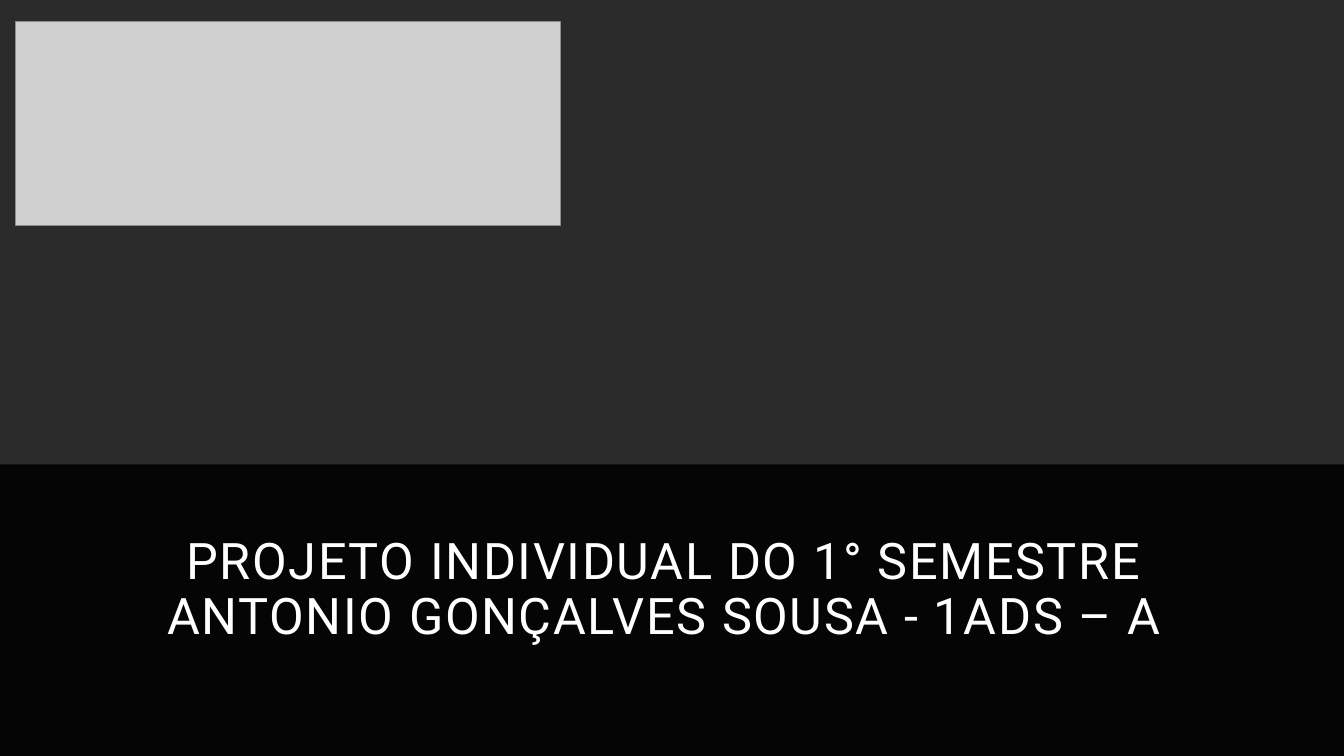
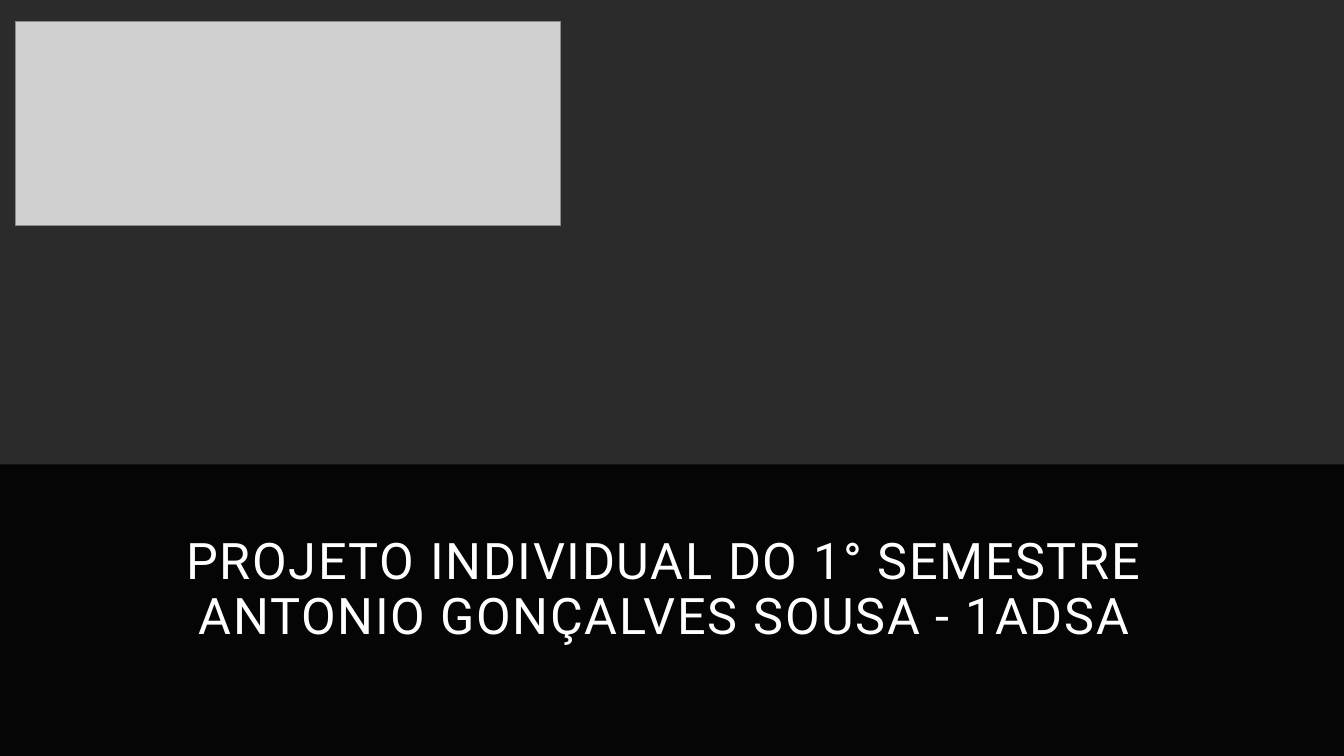
Before and after one commit to AntonioGoncalvesSousa/Projeto-Individual, a slide deck: slide 1 of Documentação/Documentação Proj.pptx. Drawn at 1344x756 pixels with LibreOffice and Linux fonts; fonts in the diff are those of the drawing; grey boxes stand for pictures; background and template pictures are left out; a plain dark background stands for a picture behind light text. Boxes give left, top, right and bottom in pixels: in the first picture for what was removed or moved away, otherwise in the second. Text is boxed around its words. In the diff, an @@ line names an element or a change of style, - is before the commit and + after.

```diff
--- a/Documentação/Documentação Proj.pptx
+++ b/Documentação/Documentação Proj.pptx
@@ title at bbox=[186, 542, 1140, 645]: text changed @@
-PROJETO INDIVIDUAL DO 1° SEMESTRE
-ANTONIO GONÇALVES SOUSA - 1ADS – A
+PROJETO INDIVIDUAL DO 1° SEMESTRE
+ANTONIO GONÇALVES SOUSA - 1ADSA
```
Also in this commit, not shown: 2 other slides changed, 1 slide added, 1 slide removed, 6 other files.
